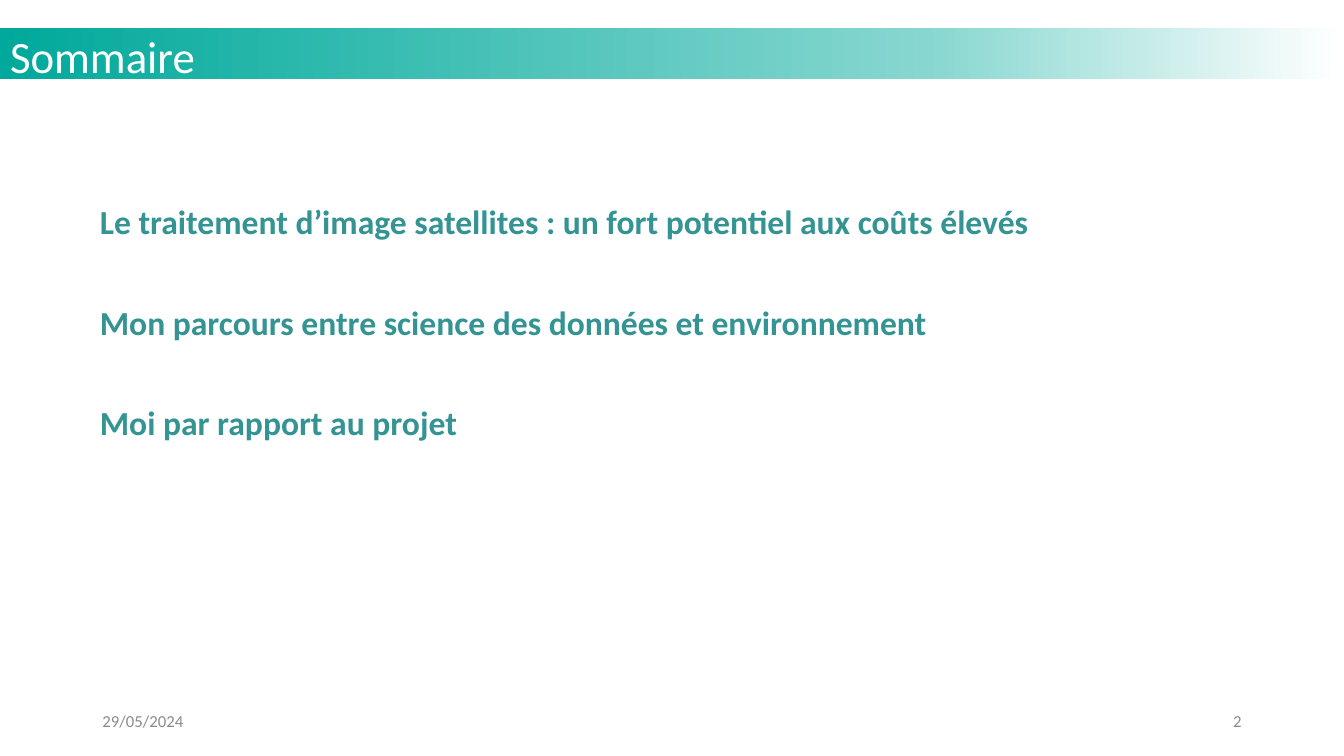
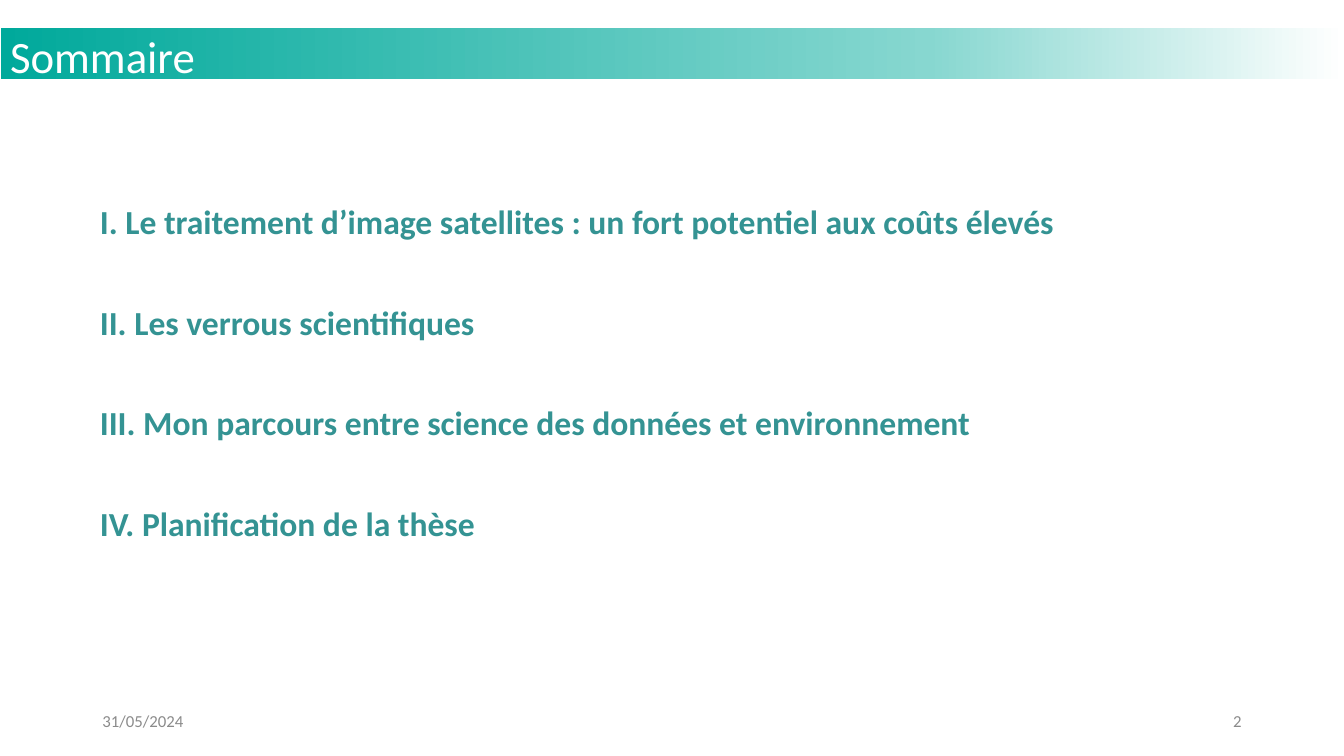
Before and after one commit to MattVerlynde/cahier-labo-stage, a slide deck: slide 2 of static/files_presentation/slides_presentation_these_LISTIC_MVerlynde_2024.pptx. Drawn at 1344x756 pixels with LibreOffice and Linux fonts; fonts in the diff are those of the drawing; background and template pictures are left out. Boxes give left, top, right and bottom in pixels: in the first picture for what was removed or moved away, otherwise in the second. Text is boxed around its words. In the diff, an @@ line names an element or a change of style, - is before the commit and + after.

```diff
--- a/static/files_presentation/slides_presentation_these_LISTIC_MVerlynde_2024.pptx
+++ b/static/files_presentation/slides_presentation_these_LISTIC_MVerlynde_2024.pptx
@@ text at bbox=[100, 210, 1054, 537]: text changed @@
-Le traitement d’image satellites : un fort potentiel aux coûts élevés
-Mon parcours entre science des données et environnement
-Moi par rapport au projet
+I. Le traitement d’image satellites : un fort potentiel aux coûts élevés
+II. Les verrous scientifiques
+III. Mon parcours entre science des données et environnement
+IV. Planification de la thèse
@@ text at bbox=[102, 715, 183, 728]: text changed @@
-29/05/2024
+31/05/2024
```
Also in this commit, not shown: 6 other slides changed, 6 slides added, 2 slides removed, 3 other files.
